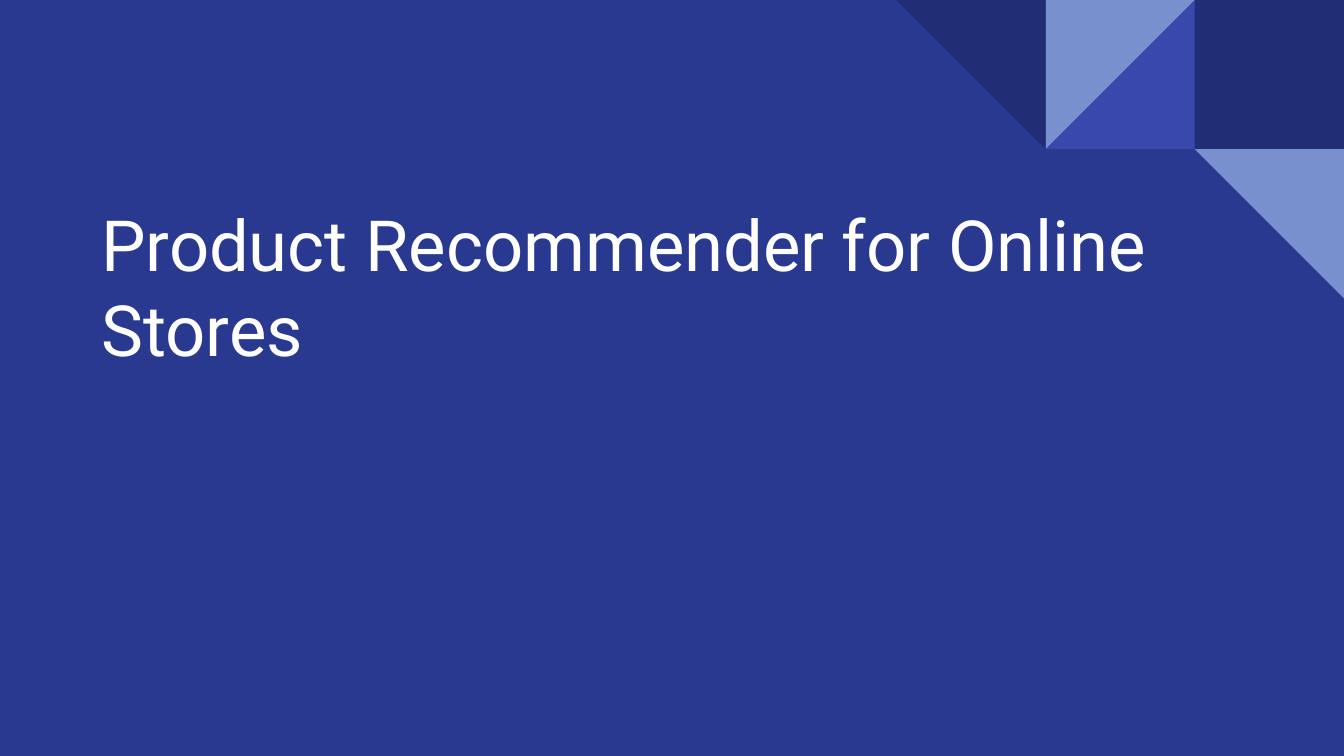
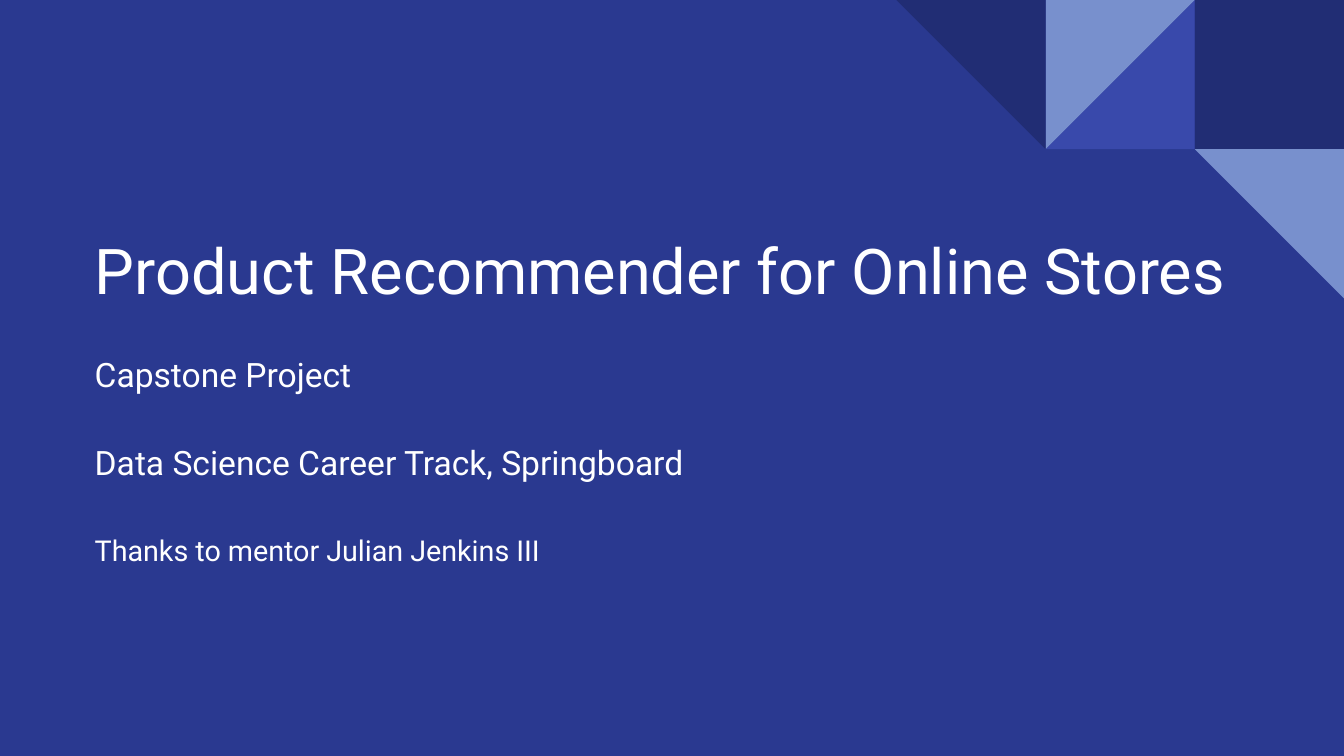
Before and after one commit to shaisid01/Data-Science, a slide deck: slide 1 of CapstoneProjects/Capstone 3/Docs/ProductRecommenderforonlinestore.pptx. Drawn at 1344x756 pixels with LibreOffice and Linux fonts; fonts in the diff are those of the drawing. Boxes give left, top, right and bottom in pixels: in the first picture for what was removed or moved away, otherwise in the second. Text is boxed around its words. In the diff, an @@ line names an element or a change of style, - is before the commit and + after.

```diff
--- a/CapstoneProjects/Capstone 3/Docs/ProductRecommenderforonlinestore.pptx
+++ b/CapstoneProjects/Capstone 3/Docs/ProductRecommenderforonlinestore.pptx
@@ title "Product Recommender for Online Stores": place and size @@
-title "Product Recommender for Online Stores" at [101, 217, 1146, 357]
+title "Product Recommender for Online Stores" at [95, 246, 1225, 295]
@@ title "Product Recommender for Online Stores" at [95, 246, 1225, 295]: size 37.8 to 33.8 pt @@
@@ subtitle added at [95, 363, 683, 482], 18 pt, text #FFFFFF @@
+Capstone Project
+Data Science Career Track, Springboard
@@ subtitle added at [95, 539, 539, 562], 15.4 pt, text #FFFFFF @@
+Thanks to mentor Julian Jenkins III
```
Also in this commit, not shown: 1 slide added, 1 other file.
